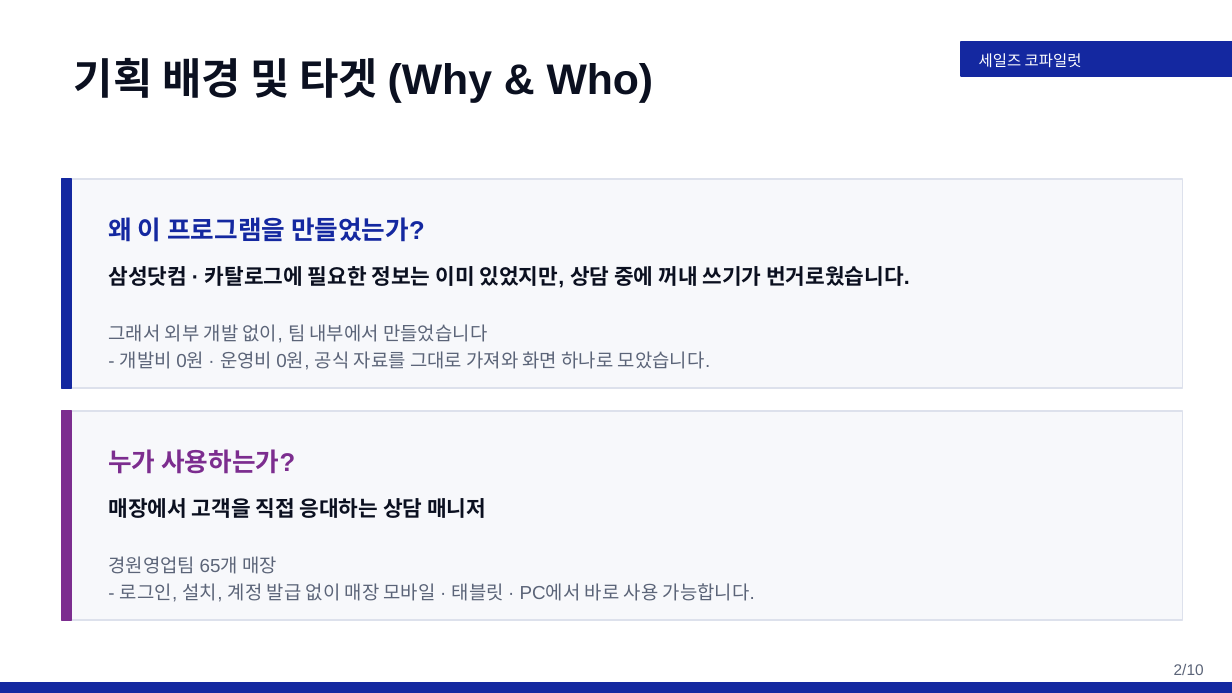
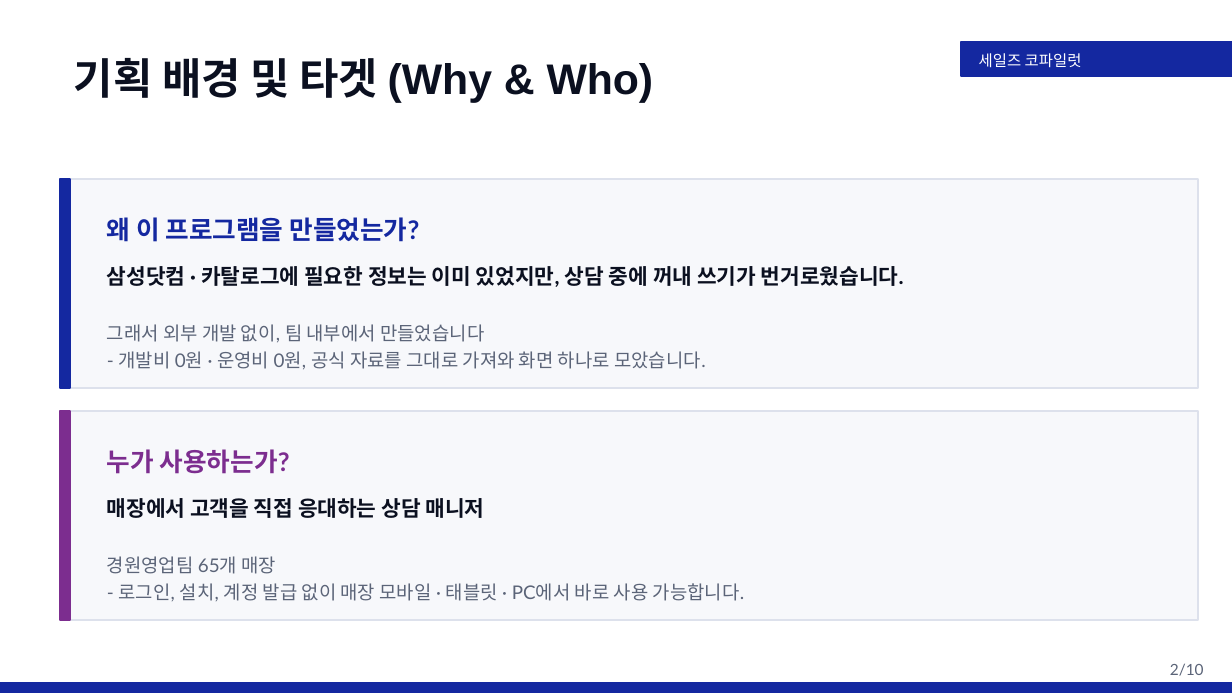
Before and after one commit to rhrjsgks-jarvis/gyeongwon-ax-hub, a slide deck: slide 2 of 발표자료/세일즈코파일럿_5분발표_웹툰없음(삼성폰트적용).pptx. Drawn at 1232x693 pixels with LibreOffice and Linux fonts; fonts in the diff are those of the drawing. Boxes give left, top, right and bottom in pixels: in the first picture for what was removed or moved away, otherwise in the second. Text is boxed around its words. In the diff, an @@ line names an element or a change of style, - is before the commit and + after.

```diff
--- a/발표자료/세일즈코파일럿_5분발표_웹툰없음(삼성폰트적용).pptx
+++ b/발표자료/세일즈코파일럿_5분발표_웹툰없음(삼성폰트적용).pptx
@@ rectangle: place and size @@
-rectangle at [62, 179, 1183, 388]
+rectangle at [60, 179, 1199, 388]
@@ rectangle: place and size @@
-rectangle at [62, 411, 1183, 621]
+rectangle at [60, 411, 1199, 621]
@@ font Arial to Lato in 7 elements at [1170, 663, 1204, 676], [107, 217, 419, 242], [107, 266, 904, 287], [107, 324, 706, 369], [107, 449, 290, 474], [107, 498, 485, 518], [107, 556, 744, 601] @@
```
Also in this commit, not shown: 9 other slides changed, 5 other files.
